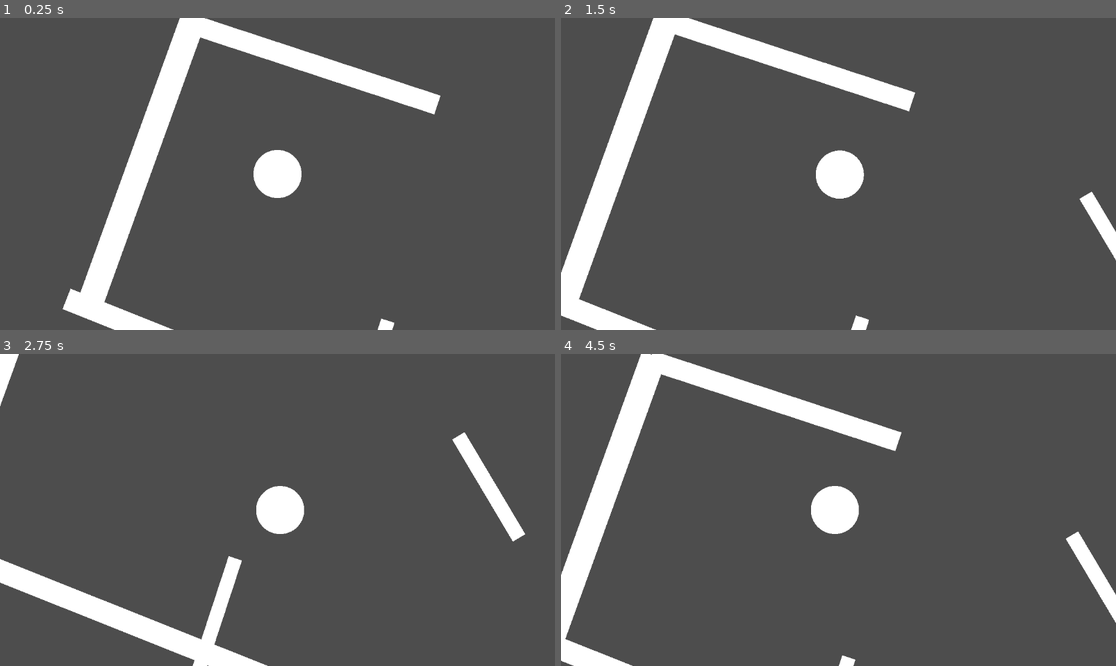
Above: before the commit, frames 1-4 (two rows, left to right).
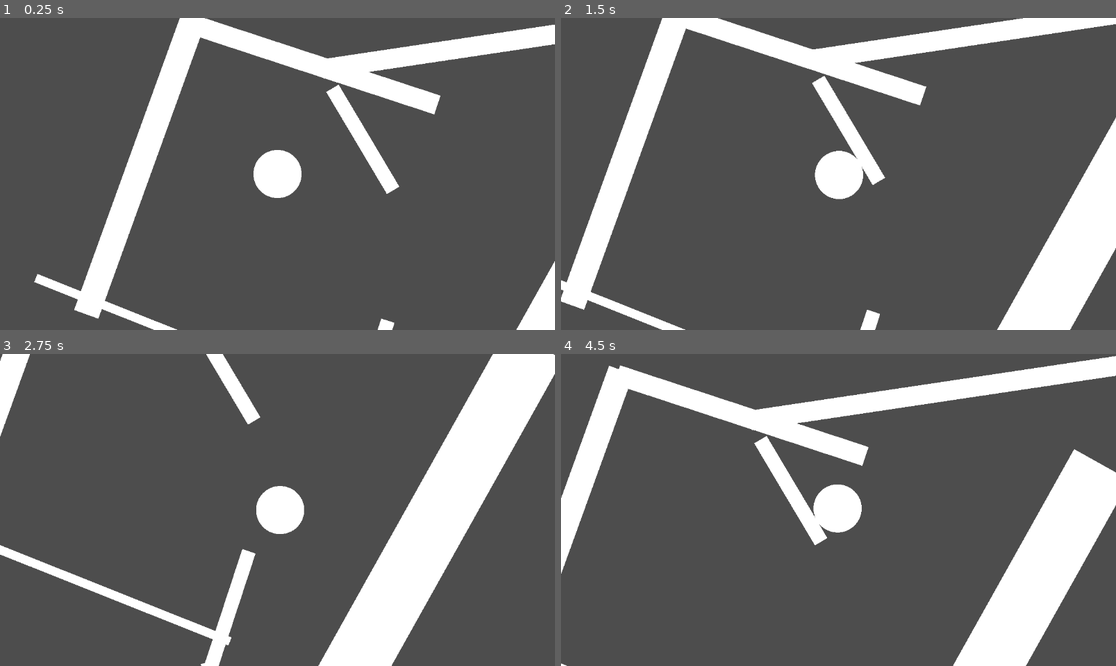
Above: after the commit, the same moments.

Repository: mjshsgamedev/the-game
Game: Godot game, scene res://Maps/Level2.tscn
Same seed, same stepped clock (60 frames per second), same inputs: the game is played once before the commit and once after it. This scene is started directly instead of the project's main scene.
Inputs:
- Up to frame 1 (0.25 s): no input
- Up to frame 2 (1.5 s): tap Enter at 0.5 s; hold Right (mov_right) 0.53-1.28 s; hold Down (mov_down) from 1.28 s (still down)
- Up to frame 3 (2.75 s): release Down (mov_down) at 2.03 s; hold Right (mov_right) from 2.03 s (still down)
- Up to frame 4 (4.5 s): release Right (mov_right) at 2.78 s; hold Up (mov_up) 2.78-3.53 s; hold Left (mov_left) from 3.53 s (still down)

The runs differ from the first frame. In frame 1, 5.0% of the frame differs, in the area x 6-100%, y 2-100%; in frame 2, 17%; in frame 3, 20%; in frame 4, 25%, in the area x 0-100%, y 0-100%.

Commit message:
Lvl-2 Nick
I added more to "Lvl-2" but I think I discovered bug/feature where the character seems to accelerate infinitely.

Diff:
--- a/Maps/Level2.tscn
+++ b/Maps/Level2.tscn
@@ -18,12 +18,48 @@
 [node name="testcube" type="StaticBody2D" parent="."]
 position = Vector2(2243.6714, 1252.2504)
 rotation = 0.3798194
-scale = Vector2(-189.02898, 2.2725296)
+scale = Vector2(-101.036415, 2.6966698)
 
 [node name="CollisionShape2D" type="CollisionShape2D" parent="testcube"]
 shape = SubResource("RectangleShape2D_yxkqd")
 
 [node name="MeshInstance2D" type="MeshInstance2D" parent="testcube"]
+scale = Vector2(20, 20)
+mesh = SubResource("QuadMesh_d74ud")
+
+[node name="testcube10" type="StaticBody2D" parent="."]
+position = Vector2(770, 646)
+rotation = 0.3798194
+scale = Vector2(-37.220448, -0.90752923)
+
+[node name="CollisionShape2D" type="CollisionShape2D" parent="testcube10"]
+shape = SubResource("RectangleShape2D_yxkqd")
+
+[node name="MeshInstance2D" type="MeshInstance2D" parent="testcube10"]
+scale = Vector2(20, 20)
+mesh = SubResource("QuadMesh_d74ud")
+
+[node name="testcube11" type="StaticBody2D" parent="."]
+position = Vector2(1174, 1184)
+rotation = 1.2701635
+scale = Vector2(-37.220448, -0.90752923)
+
+[node name="CollisionShape2D" type="CollisionShape2D" parent="testcube11"]
+shape = SubResource("RectangleShape2D_yxkqd")
+
+[node name="MeshInstance2D" type="MeshInstance2D" parent="testcube11"]
+scale = Vector2(20, 20)
+mesh = SubResource("QuadMesh_d74ud")
+
+[node name="testcube12" type="StaticBody2D" parent="."]
+position = Vector2(1547, 1337.0001)
+rotation = 2.4763505
+scale = Vector2(-37.220448, -0.90752923)
+
+[node name="CollisionShape2D" type="CollisionShape2D" parent="testcube12"]
+shape = SubResource("RectangleShape2D_yxkqd")
+
+[node name="MeshInstance2D" type="MeshInstance2D" parent="testcube12"]
 scale = Vector2(20, 20)
 mesh = SubResource("QuadMesh_d74ud")
 
@@ -39,6 +75,18 @@
 scale = Vector2(20, 20)
 mesh = SubResource("QuadMesh_d74ud")
 
+[node name="testcube14" type="StaticBody2D" parent="."]
+position = Vector2(3916.0002, 1219.0001)
+rotation = -0.47871864
+scale = Vector2(87.07333, 3.3236523)
+
+[node name="CollisionShape2D" type="CollisionShape2D" parent="testcube14"]
+shape = SubResource("RectangleShape2D_yxkqd")
+
+[node name="MeshInstance2D" type="MeshInstance2D" parent="testcube14"]
+scale = Vector2(20, 20)
+mesh = SubResource("QuadMesh_d74ud")
+
 [node name="testcube3" type="StaticBody2D" parent="."]
 position = Vector2(639.9999, 276.51862)
 rotation = -1.2235708
@@ -66,7 +114,7 @@
 [node name="testcube5" type="StaticBody2D" parent="."]
 position = Vector2(2115.8667, 861.9203)
 rotation = -4.0835605
-scale = Vector2(47.51304, 5.790521)
+scale = Vector2(32.258747, 4.3460035)
 
 [node name="CollisionShape2D" type="CollisionShape2D" parent="testcube5"]
 shape = SubResource("RectangleShape2D_yxkqd")
@@ -88,7 +136,7 @@
 mesh = SubResource("QuadMesh_d74ud")
 
 [node name="testcube7" type="StaticBody2D" parent="."]
-position = Vector2(1681.1265, 448.40094)
+position = Vector2(1103, 220.00008)
 rotation = -2.1073523
 scale = Vector2(12.331059, -1.4985623)
 
@@ -98,3 +146,123 @@
 [node name="MeshInstance2D" type="MeshInstance2D" parent="testcube7"]
 scale = Vector2(20, 20)
 mesh = SubResource("QuadMesh_d74ud")
+
+[node name="testcube8" type="StaticBody2D" parent="."]
+position = Vector2(1532.0001, 554)
+rotation = -1.0607932
+scale = Vector2(44.457558, -6.6177025)
+
+[node name="CollisionShape2D" type="CollisionShape2D" parent="testcube8"]
+shape = SubResource("RectangleShape2D_yxkqd")
+
+[node name="MeshInstance2D" type="MeshInstance2D" parent="testcube8"]
+scale = Vector2(20, 20)
+mesh = SubResource("QuadMesh_d74ud")
+
+[node name="testcube9" type="StaticBody2D" parent="."]
+position = Vector2(1797, -42.000046)
+rotation = -0.14798218
+scale = Vector2(78.6244, 2.0252116)
+
+[node name="CollisionShape2D" type="CollisionShape2D" parent="testcube9"]
+shape = SubResource("RectangleShape2D_yxkqd")
+
+[node name="MeshInstance2D" type="MeshInstance2D" parent="testcube9"]
+scale = Vector2(20, 20)
+mesh = SubResource("QuadMesh_d74ud")
+
+[node name="testcube13" type="StaticBody2D" parent="."]
+position = Vector2(3020, 415.9999)
+rotation = -2.2749877
+scale = Vector2(79.076164, 2.6341739)
+
+[node name="CollisionShape2D" type="CollisionShape2D" parent="testcube13"]
+shape = SubResource("RectangleShape2D_yxkqd")
+
+[node name="MeshInstance2D" type="MeshInstance2D" parent="testcube13"]
+scale = Vector2(20, 20)
+mesh = SubResource("QuadMesh_d74ud")
+
+[node name="testcube15" type="StaticBody2D" parent="."]
+position = Vector2(4244, 605)
+rotation = -0.5025307
+scale = Vector2(87.90775, 1.8842816)
+
+[node name="CollisionShape2D" type="CollisionShape2D" parent="testcube15"]
+shape = SubResource("RectangleShape2D_yxkqd")
+
+[node name="MeshInstance2D" type="MeshInstance2D" parent="testcube15"]
+scale = Vector2(20, 20)
+mesh = SubResource("QuadMesh_d74ud")
+
+[node name="testcube16" type="StaticBody2D" parent="."]
+position = Vector2(4807, 490)
+rotation = -1.2219613
+scale = Vector2(39.38266, 1.3409746)
+
+[node name="CollisionShape2D" type="CollisionShape2D" parent="testcube16"]
+shape = SubResource("RectangleShape2D_yxkqd")
+
+[node name="MeshInstance2D" type="MeshInstance2D" parent="testcube16"]
+scale = Vector2(20, 20)
+mesh = SubResource("QuadMesh_d74ud")
+
+[node name="testcube17" type="StaticBody2D" parent="."]
+position = Vector2(4428.0005, 992.0001)
+rotation = -1.2219613
+scale = Vector2(39.38266, 1.3409746)
+
+[node name="CollisionShape2D" type="CollisionShape2D" parent="testcube17"]
+shape = SubResource("RectangleShape2D_yxkqd")
+
+[node name="MeshInstance2D" type="MeshInstance2D" parent="testcube17"]
+scale = Vector2(20, 20)
+mesh = SubResource("QuadMesh_d74ud")
+
+[node name="testcube18" type="StaticBody2D" parent="."]
+position = Vector2(4379.0005, 423.00012)
+rotation = -1.2219613
+scale = Vector2(39.38266, 1.3409746)
+
+[node name="CollisionShape2D" type="CollisionShape2D" parent="testcube18"]
+shape = SubResource("RectangleShape2D_yxkqd")
+
+[node name="MeshInstance2D" type="MeshInstance2D" parent="testcube18"]
+scale = Vector2(20, 20)
+mesh = SubResource("QuadMesh_d74ud")
+
+[node name="testcube19" type="StaticBody2D" parent="."]
+position = Vector2(3945.0005, 1310.0002)
+rotation = -1.2219613
+scale = Vector2(39.38266, 1.3409746)
+
+[node name="CollisionShape2D" type="CollisionShape2D" parent="testcube19"]
+shape = SubResource("RectangleShape2D_yxkqd")
+
+[node name="MeshInstance2D" type="MeshInstance2D" parent="testcube19"]
+scale = Vector2(20, 20)
+mesh = SubResource("QuadMesh_d74ud")
+
+[node name="testcube20" type="StaticBody2D" parent="."]
+position = Vector2(3969.0005, 564)
+rotation = -1.2219613
+scale = Vector2(39.38266, 1.3409746)
+
+[node name="CollisionShape2D" type="CollisionShape2D" parent="testcube20"]
+shape = SubResource("RectangleShape2D_yxkqd")
+
+[node name="MeshInstance2D" type="MeshInstance2D" parent="testcube20"]
+scale = Vector2(20, 20)
+mesh = SubResource("QuadMesh_d74ud")
+
+[node name="testcube21" type="StaticBody2D" parent="."]
+position = Vector2(3451.0002, 1554)
+rotation = -1.2219613
+scale = Vector2(39.38266, 1.3409746)
+
+[node name="CollisionShape2D" type="CollisionShape2D" parent="testcube21"]
+shape = SubResource("RectangleShape2D_yxkqd")
+
+[node name="MeshInstance2D" type="MeshInstance2D" parent="testcube21"]
+scale = Vector2(20, 20)
+mesh = SubResource("QuadMesh_d74ud")
